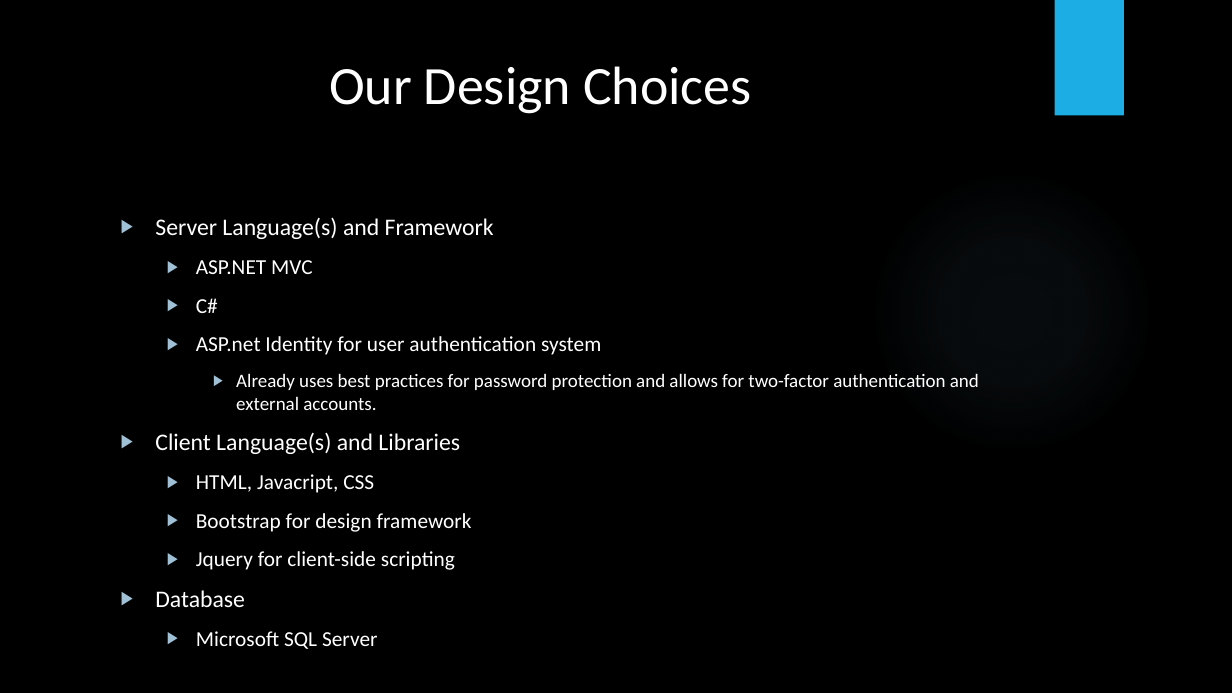
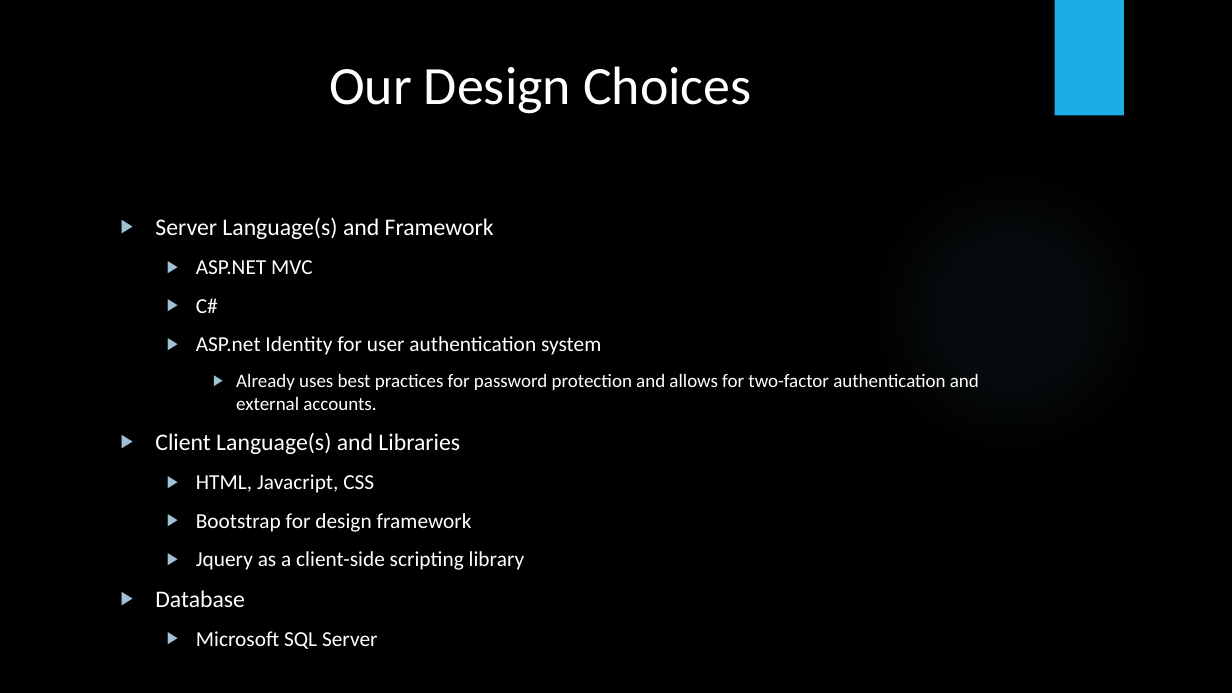
Before and after one commit to CatBeam/SeniorSECapstoneProject, a slide deck: slide 3 of Group5 Prototype Presentation.pptx. Drawn at 1232x693 pixels with LibreOffice and Linux fonts; fonts in the diff are those of the drawing; background and template pictures are left out. Boxes give left, top, right and bottom in pixels: in the first picture for what was removed or moved away, otherwise in the second. Text is boxed around its words. In the diff, an @@ line names an element or a change of style, - is before the commit and + after.

```diff
--- a/Group5 Prototype Presentation.pptx
+++ b/Group5 Prototype Presentation.pptx
@@ text at (196,551,525,570): text changed @@
-  ▶ Jquery for client-side scripting
+  ▶ Jquery as a client-side scripting library
```
